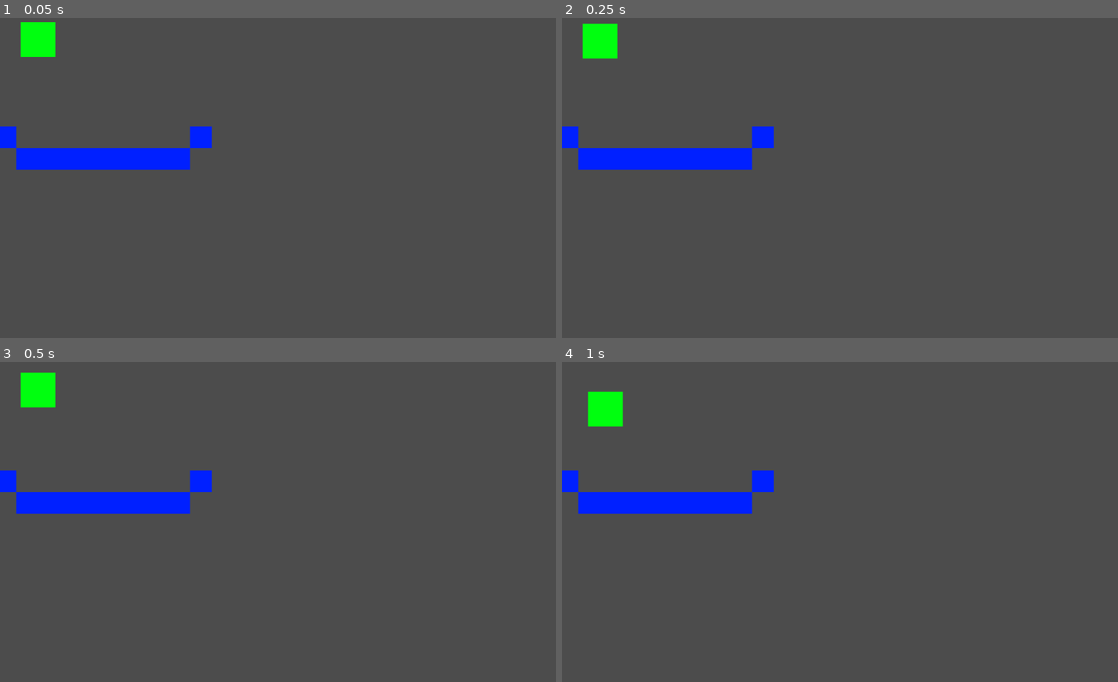
Above: before the commit, frames 1-4 (two rows, left to right).
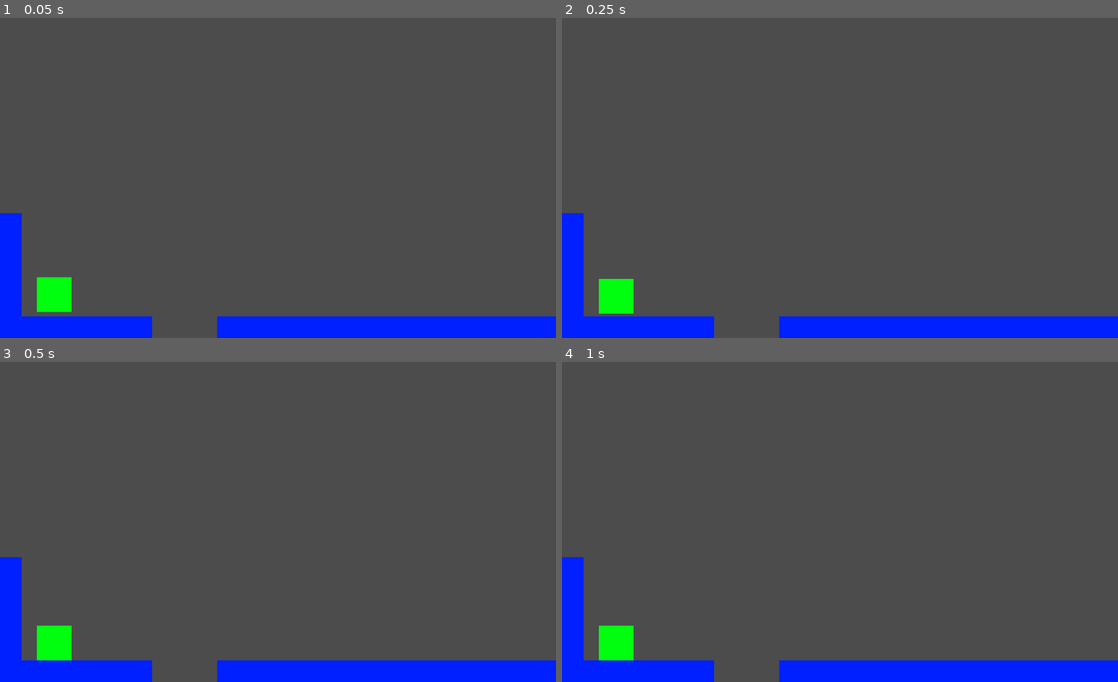
Above: after the commit, the same moments.

Repository: jamesgreen-0795/exe-hackathon
Game: Godot game, scene res://Main.tscn
Same seed, same stepped clock (60 frames per second), same inputs: the game is played once before the commit and once after it. The project has no main scene, so this scene is started directly.
Inputs:
- Up to frame 1 (0.05 s): no input
- Up to frame 2 (0.25 s): no input
- Up to frame 3 (0.5 s): no input
- Up to frame 4 (1 s): tap Enter at 0.5 s; hold Right (ui_right) from 0.53 s (still down)

The runs differ from the first frame. In frame 1, 11% of the frame differs, in the area x 0-100%, y 1-100%; in frame 2, 11%; in frame 3, 11%; in frame 4, 11%.

Commit message:
Walls and shit

Diff:
--- a/TakeThis/Main.tscn
+++ b/TakeThis/Main.tscn
@@ -4,38 +4,140 @@
 [ext_resource path="res://Wall.tscn" type="PackedScene" id=2]
 
 [node name="Main" type="Node2D"]
-position = Vector2( 70, 50 )
+position = Vector2( 100, 520 )
 
 [node name="Player" parent="." instance=ExtResource( 1 )]
 
 [node name="Walls" type="Node" parent="."]
 
 [node name="Wall" parent="Walls" instance=ExtResource( 2 )]
-position = Vector2( 50, 270 )
+position = Vector2( 20, 580 )
 
 [node name="Wall2" parent="Walls" instance=ExtResource( 2 )]
-position = Vector2( 90, 270 )
+position = Vector2( 60, 580 )
 
 [node name="Wall3" parent="Walls" instance=ExtResource( 2 )]
-position = Vector2( 130, 270 )
+position = Vector2( 100, 580 )
 
 [node name="Wall4" parent="Walls" instance=ExtResource( 2 )]
-position = Vector2( 170, 270 )
+position = Vector2( 140, 580 )
 
 [node name="Wall5" parent="Walls" instance=ExtResource( 2 )]
-position = Vector2( 210, 270 )
+position = Vector2( 180, 580 )
 
 [node name="Wall6" parent="Walls" instance=ExtResource( 2 )]
-position = Vector2( 250, 270 )
+position = Vector2( 220, 580 )
 
 [node name="Wall7" parent="Walls" instance=ExtResource( 2 )]
-position = Vector2( 290, 270 )
+position = Vector2( 260, 580 )
 
-[node name="Wall8" parent="Walls" instance=ExtResource( 2 )]
-position = Vector2( 330, 270 )
+[node name="Wall16" parent="Walls" instance=ExtResource( 2 )]
+position = Vector2( 420, 580 )
 
-[node name="Wall9" parent="Walls" instance=ExtResource( 2 )]
-position = Vector2( 370, 230 )
+[node name="Wall38" parent="Walls" instance=ExtResource( 2 )]
+position = Vector2( 1060, 580 )
+
+[node name="Wall17" parent="Walls" instance=ExtResource( 2 )]
+position = Vector2( 460, 580 )
+
+[node name="Wall36" parent="Walls" instance=ExtResource( 2 )]
+position = Vector2( 1100, 580 )
+
+[node name="Wall18" parent="Walls" instance=ExtResource( 2 )]
+position = Vector2( 500, 580 )
+
+[node name="Wall32" parent="Walls" instance=ExtResource( 2 )]
+position = Vector2( 1140, 580 )
+
+[node name="Wall19" parent="Walls" instance=ExtResource( 2 )]
+position = Vector2( 540, 580 )
+
+[node name="Wall37" parent="Walls" instance=ExtResource( 2 )]
+position = Vector2( 1180, 580 )
+
+[node name="Wall20" parent="Walls" instance=ExtResource( 2 )]
+position = Vector2( 580, 580 )
+
+[node name="Wall39" parent="Walls" instance=ExtResource( 2 )]
+position = Vector2( 1220, 580 )
+
+[node name="Wall21" parent="Walls" instance=ExtResource( 2 )]
+position = Vector2( 620, 580 )
+
+[node name="Wall43" parent="Walls" instance=ExtResource( 2 )]
+position = Vector2( 1260, 580 )
+
+[node name="Wall22" parent="Walls" instance=ExtResource( 2 )]
+position = Vector2( 660, 580 )
+
+[node name="Wall44" parent="Walls" instance=ExtResource( 2 )]
+position = Vector2( 1300, 580 )
+
+[node name="Wall23" parent="Walls" instance=ExtResource( 2 )]
+position = Vector2( 700, 580 )
+
+[node name="Wall40" parent="Walls" instance=ExtResource( 2 )]
+position = Vector2( 1340, 580 )
+
+[node name="Wall24" parent="Walls" instance=ExtResource( 2 )]
+position = Vector2( 740, 580 )
+
+[node name="Wall45" parent="Walls" instance=ExtResource( 2 )]
+position = Vector2( 1380, 580 )
+
+[node name="Wall25" parent="Walls" instance=ExtResource( 2 )]
+position = Vector2( 780, 580 )
+
+[node name="Wall41" parent="Walls" instance=ExtResource( 2 )]
+position = Vector2( 1420, 580 )
+
+[node name="Wall26" parent="Walls" instance=ExtResource( 2 )]
+position = Vector2( 820, 580 )
+
+[node name="Wall42" parent="Walls" instance=ExtResource( 2 )]
+position = Vector2( 1460, 580 )
+
+[node name="Wall27" parent="Walls" instance=ExtResource( 2 )]
+position = Vector2( 860, 580 )
+
+[node name="Wall47" parent="Walls" instance=ExtResource( 2 )]
+position = Vector2( 1500, 580 )
+
+[node name="Wall28" parent="Walls" instance=ExtResource( 2 )]
+position = Vector2( 900, 580 )
+
+[node name="Wall46" parent="Walls" instance=ExtResource( 2 )]
+position = Vector2( 1540, 580 )
+
+[node name="Wall29" parent="Walls" instance=ExtResource( 2 )]
+position = Vector2( 940, 580 )
+
+[node name="Wall33" parent="Walls" instance=ExtResource( 2 )]
+position = Vector2( 1580, 580 )
+
+[node name="Wall30" parent="Walls" instance=ExtResource( 2 )]
+position = Vector2( 980, 580 )
+
+[node name="Wall35" parent="Walls" instance=ExtResource( 2 )]
+position = Vector2( 1620, 580 )
+
+[node name="Wall31" parent="Walls" instance=ExtResource( 2 )]
+position = Vector2( 1020, 580 )
+
+[node name="Wall34" parent="Walls" instance=ExtResource( 2 )]
+position = Vector2( 1660, 580 )
 
 [node name="Wall10" parent="Walls" instance=ExtResource( 2 )]
-position = Vector2( 10, 230 )
+position = Vector2( 20, 540 )
+
+[node name="Wall11" parent="Walls" instance=ExtResource( 2 )]
+position = Vector2( 20, 500 )
+
+[node name="Wall12" parent="Walls" instance=ExtResource( 2 )]
+position = Vector2( 20, 470 )
+
+[node name="Wall13" parent="Walls" instance=ExtResource( 2 )]
+position = Vector2( 20, 430 )
+
+[node name="Wall14" parent="Walls" instance=ExtResource( 2 )]
+position = Vector2( 20, 390 )
